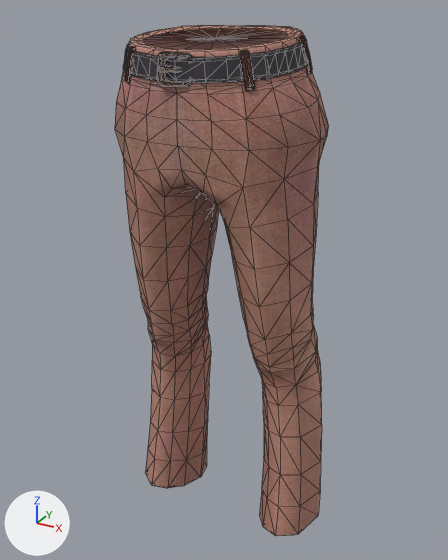
Renders of the glTF model public/avatars/m1_bottom.glb from each side of a commit.
Before and after are seen from a 50 mm lens placed at (0.527, -0.952, 1.119), pointed at (-0.004, 0.014, 0.635). Every picture has the same lights, and +X, +Y and +Z are marked at lower left. The picture after the commit comes second. Both versions are drawn at full value of the shape key 'hips' of 'Wolf3D_Outfit_Bottom'; the numbers are the values there. Mesh edges are drawn as thin lines. Vertices at exactly the same position are counted once.

In view in the first picture: 'Wolf3D_Outfit_Bottom'.
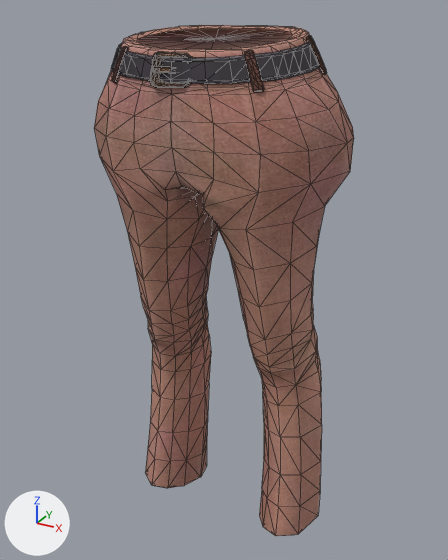
Where the change shows, as pixel boxes [x1, y1, x2, y2] in the pictures (448 x 560 px; the box of a moved part takes in the faces that stretch with it):
'Wolf3D_Outfit_Bottom', reshaped (21% wider)
    before: [115, 25, 329, 536]
    after: [94, 25, 354, 536]
part 1 of me_wolf3d_outfit_bottom, moved or reshaped
    before: [125, 46, 135, 82]
    after: [111, 46, 128, 83]
part 2 of me_wolf3d_outfit_bottom, moved or reshaped
    before: [240, 50, 255, 90]
    after: [244, 50, 264, 92]
part 3 of me_wolf3d_outfit_bottom, moved or reshaped
    before: [299, 35, 312, 74]
    after: [306, 36, 327, 75]
part 4 of me_wolf3d_outfit_bottom, moved or reshaped
    before: [157, 51, 192, 87]
    after: [150, 52, 191, 88]
part 5 of me_wolf3d_outfit_bottom, moved or reshaped
    before: [158, 66, 174, 72]
    after: [152, 67, 170, 73]
part 6 of me_wolf3d_outfit_bottom, moved or reshaped
    before: [115, 25, 329, 301]
    after: [94, 25, 354, 301]

Diff of the bpy script that builds the scene:
```diff
--- a/public/avatars/m1_bottom.glb.py
+++ b/public/avatars/m1_bottom.glb.py
@@ me_wolf3d_outfit_bottom @@
 # used by ob_wolf3d_outfit_bottom; location = (0.0, 0.0, 0.0)
-me_wolf3d_outfit_bottom.from_pydata(...)  # 1236 vertices, 2236 faces; spans x -0.207..0.207, y -0.15..0.127, z 0.08..1.09
+me_wolf3d_outfit_bottom.from_pydata(...)  # 1236 vertices, 2236 faces; spans x -0.237..0.237, y -0.162..0.144, z 0.08..1.09
+# me_wolf3d_outfit_bottom part 1: the loose piece of 53 vertices spanning x -0.116..-0.092, y -0.12..-0.105, z 1.009..1.063 is multiplied about its middle by the matrix ((1.049, -0.01, 0.155), (-0.002, 1.057, 0.085), (-0.155, -0.084, 1.045)), then moved by (-0.014, -0.008, 0.0)
+# me_wolf3d_outfit_bottom part 2: the loose piece of 53 vertices spanning x 0.092..0.116, y -0.12..-0.105, z 1.009..1.063 is multiplied about its middle by the matrix ((1.049, 0.01, -0.155), (0.002, 1.057, 0.085), (0.155, -0.084, 1.045)), then moved by (0.014, -0.008, 0.0)
+# me_wolf3d_outfit_bottom part 3: the loose piece of 53 vertices spanning x 0.139..0.16, y -0.014..0.006, z 1.024..1.08 is multiplied about its middle by the matrix ((1.058, 0.007, -0.218), (-0.008, 1.08, -0.005), (0.218, 0.007, 1.058)), then moved by (0.017, 0.0, 0.0)
+# me_wolf3d_outfit_bottom part 4: the loose piece of 90 vertices spanning x -0.032..0.03, y -0.149..-0.13, z 1.01..1.059 is multiplied about its middle by the matrix ((1.137, -0.001, 0.004), (0.0, 1.074, 0.103), (0.0, 0.0, 1.0)), then moved by (0.0, -0.01, 0.0)
+# me_wolf3d_outfit_bottom part 5: the loose piece of 38 vertices spanning x -0.025..0.01, y -0.15..-0.133, z 1.031..1.039 is scaled about its middle by (1.14, 1.08, 1), then moved by (-0.001, -0.01, 0.0)
+# me_wolf3d_outfit_bottom part 6: 507 of 1236 vertices moved; they spanned x -0.193..0.193, y -0.144..0.127, z 0.718..1.09 and now span x -0.237..0.237, y -0.159..0.144, z 0.718..1.09; mean shift (0.0, -0.001, 0.0); largest move (0.18, -0.005, 0.881) -> (0.235, -0.004, 0.881)
+# other edits to the shape of me_wolf3d_outfit_bottom do not show in these pictures
 me_wolf3d_outfit_bottom.materials.append(mat_wolf3d_outfit_bottom)
```
